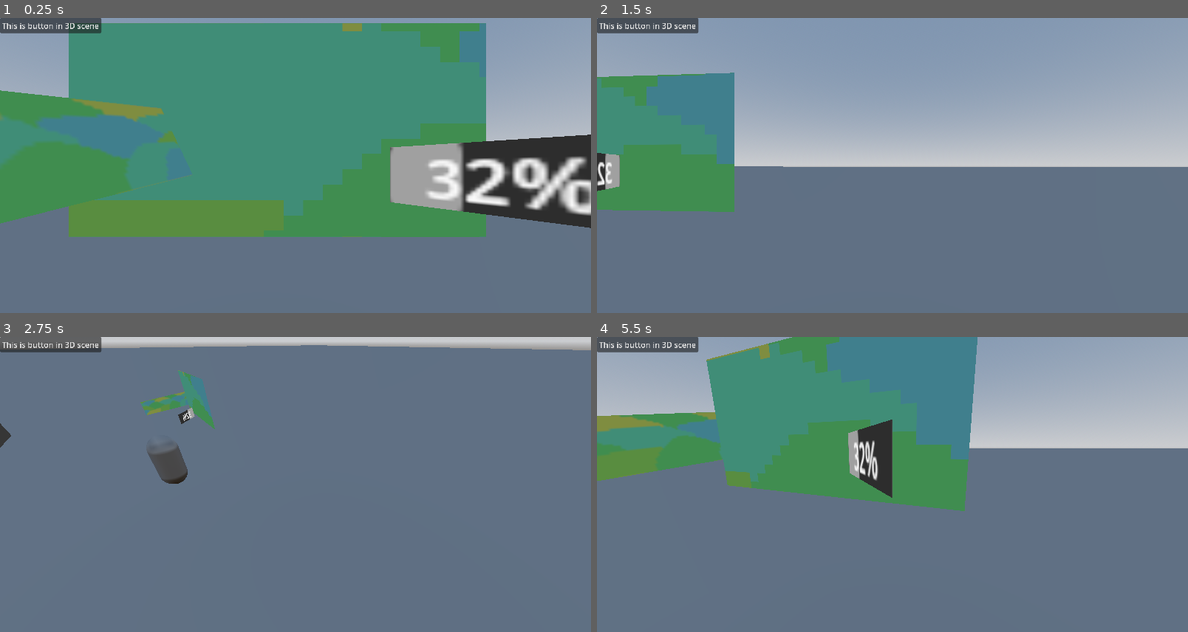
Above: before the commit, frames 1-4 (two rows, left to right).
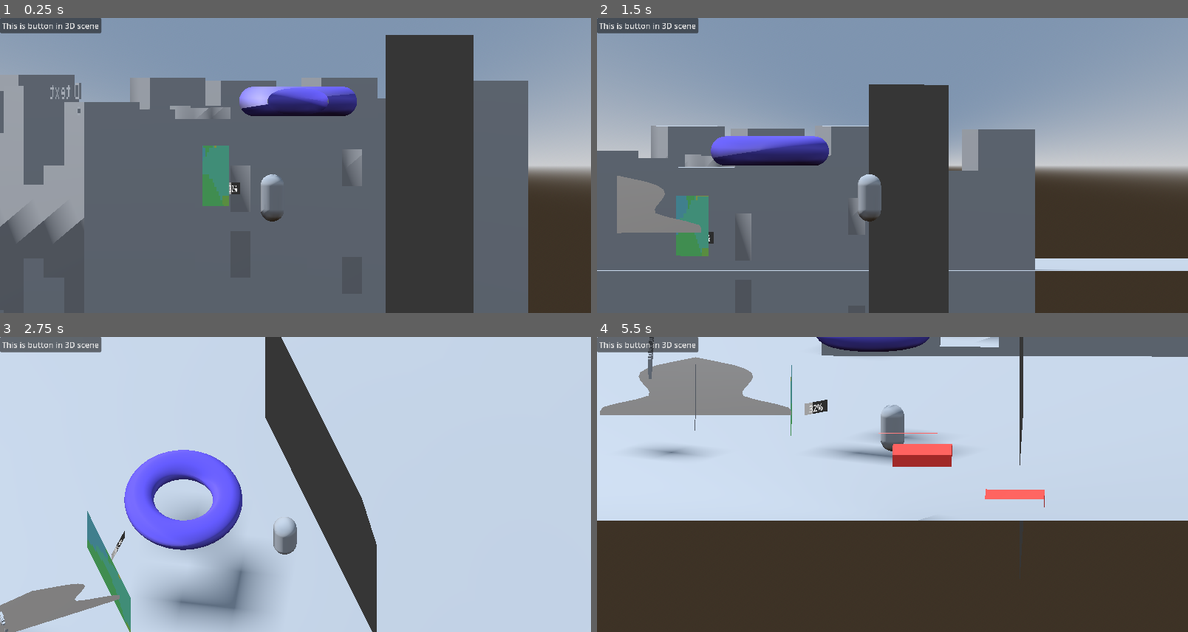
Above: after the commit, the same moments.

Repository: BlueDragonSpace/Amalgame-V2
Game: Godot game, scene res://AMaster/root.tscn
Same seed, same stepped clock (60 frames per second), same inputs: the game is played once before the commit and once after it.
Inputs (mouse positions are in pixels of both pictures, inside the frame that each line leads up to):
- Up to frame 1 (0.25 s): no input
- Up to frame 2 (1.5 s): tap Enter at 0.5 s; move the mouse to (1022, 150) at 0.52 s; hold D (2DRight) 0.53-1.28 s; click (1022, 150) at 0.6 s; tap W (2DJump) at 0.77 s; tap C (3DJump, bound only after the commit) at 0.8, 1.35 s; move the mouse to (862, 165) at 1.27 s; hold 1 (blowUpEnv, bound only after the commit) from 1.28 s (still down)
- Up to frame 3 (2.75 s): keep holding 1 (blowUpEnv, bound only after the commit); tap W (2DJump) at 1.52 s; click (265, 484) at 1.55 s; move the mouse to (307, 478) at 2.02 s; tap Space (CameraSwitch) at 2.1 s; tap C (3DJump, bound only after the commit) at 2.3 s
- Up to frame 4 (5.5 s): move the mouse to (886, 490) at 2.77 s; click (886, 490) at 2.85 s; tap W (2DJump) at 3.02, 4.52, 5.27 s; release 1 (blowUpEnv, bound only after the commit) at 3.5 s; click "This is button in 3D scene" at 3.5 s; tap Space (CameraSwitch) at 4.25 s; move the mouse to (933, 487) at 4.27 s; hold 1 (blowUpEnv, bound only after the commit) 4.28-5.03 s; tap Alt at 4.35 s; tap C (3DJump, bound only after the commit) at 4.55 s; tap Escape (Escape) at 4.9 s; move the mouse to (715, 440) at 5.02 s; hold A (2DLeft) from 5.03 s (still down); tap Shift at 5.1 s; click (715, 440) at 5.3 s

The runs differ from the first frame. In frame 1, 80% of the frame differs, in the area x 0-100%, y 1-100%; in frame 2, 49%; in frame 3, 99%; in frame 4, 99%, in the area x 0-100%, y 0-100%.

Commit message:
added one-way platforms

Diff:
--- /dev/null
+++ b/Game/3D/Environment/basic_block.gd
@@ -0,0 +1,8 @@
+extends StaticBody3D
+
+@export var sz = Vector3(1.0, 1.0, 1.0)
+
+# Called every frame. 'delta' is the elapsed time since the previous frame.
+func _ready() -> void:
+	$CollisionShape3D.shape.size = sz
+	$MeshInstance3D.mesh.size = sz
--- /dev/null
+++ b/Game/3D/Environment/basic_block.tscn
@@ -0,0 +1,19 @@
+[gd_scene load_steps=4 format=3 uid="uid://ds7amdlrlk45e"]
+
+[ext_resource type="Script" uid="uid://c1s3n0sqaqa0h" path="res://Game/3D/Environment/basic_block.gd" id="1_cv2xy"]
+
+[sub_resource type="BoxShape3D" id="BoxShape3D_cv2xy"]
+resource_local_to_scene = true
+
+[sub_resource type="BoxMesh" id="BoxMesh_ajmsv"]
+resource_local_to_scene = true
+
+[node name="BasicBlock" type="StaticBody3D"]
+collision_mask = 3
+script = ExtResource("1_cv2xy")
+
+[node name="CollisionShape3D" type="CollisionShape3D" parent="."]
+shape = SubResource("BoxShape3D_cv2xy")
+
+[node name="MeshInstance3D" type="MeshInstance3D" parent="."]
+mesh = SubResource("BoxMesh_ajmsv")
--- /dev/null
+++ b/Game/3D/Environment/delete_me.gd
@@ -0,0 +1,8 @@
+extends "res://Game/3D/Environment/basic_block.gd"
+
+@onready var collision_shape_3d: CollisionShape3D = $CollisionShape3D
+
+# Called every frame. 'delta' is the elapsed time since the previous frame.
+func _process(_delta: float) -> void:
+	if Input.is_action_just_pressed("blowUpEnv"):
+		collision_shape_3d.shape.size.x += 10
--- /dev/null
+++ b/Game/3D/Environment/delete_me.tscn
@@ -0,0 +1,26 @@
+[gd_scene load_steps=6 format=3 uid="uid://c032yw7550pgw"]
+
+[ext_resource type="PackedScene" uid="uid://ds7amdlrlk45e" path="res://Game/3D/Environment/basic_block.tscn" id="1_xsol4"]
+[ext_resource type="Script" uid="uid://qryo6dguk8hr" path="res://Game/3D/Environment/delete_me.gd" id="2_xcmc7"]
+
+[sub_resource type="BoxShape3D" id="BoxShape3D_kmchl"]
+resource_local_to_scene = true
+
+[sub_resource type="StandardMaterial3D" id="StandardMaterial3D_xsol4"]
+albedo_color = Color(0.34117648, 0.5686275, 1, 1)
+
+[sub_resource type="BoxMesh" id="BoxMesh_22iko"]
+resource_local_to_scene = true
+material = SubResource("StandardMaterial3D_xsol4")
+
+[node name="DeleteMe" instance=ExtResource("1_xsol4")]
+collision_mask = 3
+script = ExtResource("2_xcmc7")
+
+[node name="CollisionShape3D" parent="." index="0"]
+shape = SubResource("BoxShape3D_kmchl")
+
+[node name="MeshInstance3D" parent="." index="1"]
+mesh = SubResource("BoxMesh_22iko")
+
+[node name="punchMe" type="Node" parent="." index="2"]
--- /dev/null
+++ b/Game/3D/Environment/one_way_platform.gd
@@ -0,0 +1,23 @@
+extends "res://Game/3D/Environment/basic_block.gd"
+
+# by default, this platform doesn't collide with the player.
+#
+
+@onready var collider: CollisionShape3D = $CollisionShape3D
+
+# Called when the node enters the scene tree for the first time.
+func _ready() -> void:
+	collider.set_deferred("disabled", true)
+
+func _on_area_3d_body_entered(body: Node3D) -> void:
+	# if heading upward or not moving in the y-axis, turn the collider off
+	if body.velocity.y < 0:
+		collider.set_deferred("disabled", false)
+
+	else:
+		collider.set_deferred("disabled", true)
+
+
+func _on_area_3d_body_exited(_body: Node3D) -> void:
+	# makes sure the collider is set to disabled when they come back to the platform
+	collider.set_deferred("disabled", true)
--- /dev/null
+++ b/Game/3D/Environment/one_way_platform.tscn
@@ -0,0 +1,41 @@
+[gd_scene load_steps=7 format=3 uid="uid://dhfok330ujv6j"]
+
+[ext_resource type="PackedScene" uid="uid://ds7amdlrlk45e" path="res://Game/3D/Environment/basic_block.tscn" id="1_3lw55"]
+[ext_resource type="Script" uid="uid://cwnr7b5ykbpvs" path="res://Game/3D/Environment/one_way_platform.gd" id="2_p8f31"]
+
+[sub_resource type="BoxShape3D" id="BoxShape3D_4mi3g"]
+resource_local_to_scene = true
+size = Vector3(1, 0.2, 1)
+
+[sub_resource type="StandardMaterial3D" id="StandardMaterial3D_3lw55"]
+albedo_color = Color(1, 0.25490198, 0.21960784, 1)
+
+[sub_resource type="BoxMesh" id="BoxMesh_065g7"]
+resource_local_to_scene = true
+material = SubResource("StandardMaterial3D_3lw55")
+size = Vector3(1, 0.2, 1)
+
+[sub_resource type="BoxShape3D" id="BoxShape3D_3lw55"]
+size = Vector3(1, 0.1, 1)
+
+[node name="OneWayPlatform" instance=ExtResource("1_3lw55")]
+script = ExtResource("2_p8f31")
+sz = Vector3(1, 0.2, 1)
+
+[node name="CollisionShape3D" parent="." index="0"]
+shape = SubResource("BoxShape3D_4mi3g")
+
+[node name="MeshInstance3D" parent="." index="1"]
+mesh = SubResource("BoxMesh_065g7")
+
+[node name="Area3D" type="Area3D" parent="." index="2"]
+transform = Transform3D(1, 0, 0, 0, 1, 0, 0, 0, 1, 0, 0.09241694, 0)
+collision_layer = 0
+collision_mask = 2
+
+[node name="CollisionShape3D" type="CollisionShape3D" parent="Area3D" index="0"]
+shape = SubResource("BoxShape3D_3lw55")
+debug_color = Color(0, 0.6, 0.69803923, 0.9372549)
+
+[connection signal="body_entered" from="Area3D" to="." method="_on_area_3d_body_entered"]
+[connection signal="body_exited" from="Area3D" to="." method="_on_area_3d_body_exited"]
--- /dev/null
+++ b/Game/3D/Environment/ridgeway.gd
@@ -0,0 +1,21 @@
+extends Node3D
+
+# really this is more like the Giant's Causeway, but I disgress
+
+@export var width = 4
+@export var length = 4
+
+const BASIC_BLOCK = preload("uid://ds7amdlrlk45e")
+
+# Called when the node enters the scene tree for the first time.
+func _ready() -> void:
+	for w in range(width):
+		for l in range(length):
+			var block = BASIC_BLOCK.instantiate()
+
+			block.position.x = w
+			block.position.z = l
+
+			block.sz.y = randf_range(0.2,5)
+
+			add_child(block)
--- /dev/null
+++ b/Game/3D/Environment/ridgeway/ridgeway.tscn
@@ -0,0 +1,9 @@
+[gd_scene load_steps=2 format=3 uid="uid://becpqi8nmxnv0"]
+
+[ext_resource type="Script" uid="uid://c03p57xhv3kn0" path="res://Game/3D/Environment/ridgeway.gd" id="1_irwrb"]
+
+[node name="Ridgeway" type="Node3D"]
+script = ExtResource("1_irwrb")
+
+[node name="Marker3D" type="Marker3D" parent="."]
+gizmo_extents = 0.41
--- a/Game/3D/Player3D.gd
+++ b/Game/3D/Player3D.gd
@@ -26,8 +26,8 @@
 		velocity += get_gravity() * delta
 
 	# Handle jump.
-	#if Input.is_action_just_pressed("3DJump") and is_on_floor():
-		#velocity.y = JUMP_VELOCITY
+	if Input.is_action_just_pressed("3DJump") and is_on_floor():
+		velocity.y = JUMP_VELOCITY
 
 	# Get the input direction and handle the movement/deceleration.
 	# As good practice, you should replace UI actions with custom gameplay actions.
--- a/Game/3D/root_3d.tscn
+++ b/Game/3D/root_3d.tscn
@@ -1,8 +1,23 @@
-[gd_scene load_steps=18 format=3 uid="uid://co0abf2qdb4vg"]
-
-[ext_resource type="Texture2D" uid="uid://cgncxj1vgvu34" path="res://placeholderArt/Green to BlueBlock-1.png.png" id="1_kdruv"]
+[gd_scene load_steps=27 format=3 uid="uid://co0abf2qdb4vg"]
+
 [ext_resource type="Script" uid="uid://rm65qpnbr06s" path="res://Game/3D/Player3D.gd" id="1_rx5h8"]
+[ext_resource type="PackedScene" uid="uid://c032yw7550pgw" path="res://Game/3D/Environment/delete_me.tscn" id="2_4yfpd"]
 [ext_resource type="PackedScene" uid="uid://bkbyuf03gf71n" path="res://Game/2D/root_2d.tscn" id="2_d66d5"]
+[ext_resource type="FontFile" uid="uid://mhdspuc46081" path="res://placeholderArt/PixelOperator8.ttf" id="3_rx5h8"]
+[ext_resource type="PackedScene" uid="uid://becpqi8nmxnv0" path="res://Game/3D/Environment/ridgeway/ridgeway.tscn" id="4_5y2ow"]
+[ext_resource type="PackedScene" uid="uid://dhfok330ujv6j" path="res://Game/3D/Environment/one_way_platform.tscn" id="6_4sf8v"]
+
+[sub_resource type="ProceduralSkyMaterial" id="ProceduralSkyMaterial_d66d5"]
+sky_horizon_color = Color(0.66224277, 0.6717428, 0.6867428, 1)
+ground_horizon_color = Color(0.66224277, 0.6717428, 0.6867428, 1)
+
+[sub_resource type="Sky" id="Sky_rx5h8"]
+sky_material = SubResource("ProceduralSkyMaterial_d66d5")
+
+[sub_resource type="Environment" id="Environment_5y2ow"]
+background_mode = 2
+sky = SubResource("Sky_rx5h8")
+tonemap_mode = 2
 
 [sub_resource type="CapsuleShape3D" id="CapsuleShape3D_d66d5"]
 radius = 0.2
@@ -11,6 +26,9 @@
 [sub_resource type="CapsuleMesh" id="CapsuleMesh_rx5h8"]
 radius = 0.2
 height = 0.8
+
+[sub_resource type="BoxMesh" id="BoxMesh_rx5h8"]
+size = Vector3(0.3, 0.1, 0.2)
 
 [sub_resource type="Curve3D" id="Curve3D_rx5h8"]
 
@@ -110,18 +128,6 @@
 &"RESET": SubResource("Animation_4yfpd")
 }
 
-[sub_resource type="ProceduralSkyMaterial" id="ProceduralSkyMaterial_pq8q7"]
-sky_horizon_color = Color(0.66224277, 0.6717428, 0.6867428, 1)
-ground_horizon_color = Color(0.66224277, 0.6717428, 0.6867428, 1)
-
-[sub_resource type="Sky" id="Sky_pyidc"]
-sky_material = SubResource("ProceduralSkyMaterial_pq8q7")
-
-[sub_resource type="Environment" id="Environment_vvh5c"]
-background_mode = 2
-sky = SubResource("Sky_pyidc")
-tonemap_mode = 2
-
 [sub_resource type="WorldBoundaryShape3D" id="WorldBoundaryShape3D_rx5h8"]
 
 [sub_resource type="PlaneMesh" id="PlaneMesh_rx5h8"]
@@ -136,10 +142,40 @@
 [sub_resource type="ViewportTexture" id="ViewportTexture_rx5h8"]
 viewport_path = NodePath("Mirror/SubViewport")
 
+[sub_resource type="StandardMaterial3D" id="StandardMaterial3D_rx5h8"]
+albedo_color = Color(0.32941177, 0.27450982, 0.65882355, 1)
+
+[sub_resource type="TorusMesh" id="TorusMesh_5y2ow"]
+material = SubResource("StandardMaterial3D_rx5h8")
+
+[sub_resource type="TextMesh" id="TextMesh_5y2ow"]
+text = "Wait what there's 3D text
+Holey Magicarp"
+font = ExtResource("3_rx5h8")
+font_size = 32
+
+[sub_resource type="Curve" id="Curve_4yfpd"]
+_data = [Vector2(0.017804153, 0), 0.0, 4.6235466, 0, 0, Vector2(0.63798225, 0.47999996), 0.0, 0.0, 0, 0, Vector2(0.9020772, 1), 0.0, 0.0, 0, 0]
+point_count = 3
+
+[sub_resource type="RibbonTrailMesh" id="RibbonTrailMesh_4sf8v"]
+size = 3.235
+curve = SubResource("Curve_4yfpd")
+
 [node name="Root3D" type="Node3D"]
 
+[node name="WorldEnvironment" type="WorldEnvironment" parent="."]
+environment = SubResource("Environment_5y2ow")
+
+[node name="DirectionalLight3D" type="DirectionalLight3D" parent="."]
+transform = Transform3D(-0.8660254, -0.43301278, 0.25, 0, 0.49999997, 0.86602545, -0.50000006, 0.75, -0.43301266, 0, 0, 0)
+light_energy = 0.3
+shadow_enabled = true
+
 [node name="Player3D" type="CharacterBody3D" parent="."]
-transform = Transform3D(1, 0, 0, 0, 1, 0, 0, 0, 1, 0, 0.41398573, 0)
+transform = Transform3D(-0.34103578, 0, -0.9400503, 0, 1, 0, 0.9400503, 0, -0.34103578, 0, 0.41398573, 0)
+collision_layer = 2
+collision_mask = 3
 script = ExtResource("1_rx5h8")
 
 [node name="CollisionShape3D" type="CollisionShape3D" parent="Player3D"]
@@ -149,20 +185,32 @@
 [node name="MeshInstance3D" type="MeshInstance3D" parent="Player3D"]
 mesh = SubResource("CapsuleMesh_rx5h8")
 
+[node name="MeshInstance3D2" type="MeshInstance3D" parent="Player3D"]
+transform = Transform3D(1, 0, 0, 0, 1, 0, 0, 0, 1, 0, 0.239856, -0.09753275)
+mesh = SubResource("BoxMesh_rx5h8")
+
 [node name="Cameras" type="Node3D" parent="Player3D"]
+
+[node name="TPS" type="Camera3D" parent="Player3D/Cameras"]
+transform = Transform3D(1, 0, 0, 0, 1, 0, 0, 0, 1, 0.39290798, 0.5492017, 0.7459618)
+projection = 1
+current = true
+size = 5.0
 
 [node name="Bird" type="Camera3D" parent="Player3D/Cameras"]
 transform = Transform3D(1, 0, 0, 0, 1.1924881e-08, 1, 0, -1, 1.1924881e-08, 0, 3, 0)
+projection = 1
+size = 5.0
 
 [node name="Head" type="Camera3D" parent="Player3D/Cameras"]
-transform = Transform3D(-4.371139e-08, 0, 1, 0, 1, 0, -1, 0, -4.371139e-08, 6, 0.19999999, 0)
+transform = Transform3D(1, 0, 0, 0, 1, 0, 0, 0, 1, 0, 0.2, 6)
+projection = 1
+size = 5.0
 
 [node name="FPS" type="Camera3D" parent="Player3D/Cameras"]
 transform = Transform3D(1, 0, 0, 0, 1, 0, 0, 0, 1, 0, 0.19999999, 0)
-current = true
-
-[node name="TPS" type="Camera3D" parent="Player3D/Cameras"]
-transform = Transform3D(1, 0, 0, 0, 1, 0, 0, 0, 1, 0.39290798, 0.5492017, 0.7459618)
+projection = 1
+size = 5.0
 
 [node name="InBetweenPath" type="Path3D" parent="Player3D"]
 curve = SubResource("Curve3D_rx5h8")
@@ -171,6 +219,8 @@
 transform = Transform3D(0.99999917, 0, 0, 0, 0.9999995, 0, 0, 0, 0.9999997, 0, 0, 0)
 
 [node name="InBetweenCamera" type="Camera3D" parent="Player3D/InBetweenPath/PathFollow3D"]
+projection = 1
+size = 5.0
 
 [node name="Animate" type="AnimationPlayer" parent="Player3D"]
 root_node = NodePath("../InBetweenPath")
@@ -178,13 +228,6 @@
 &"": SubResource("AnimationLibrary_4sf8v")
 }
 
-[node name="BasicArt" type="Sprite3D" parent="."]
-transform = Transform3D(0.3524483, -0.42770496, 0.8323753, 0.16676715, 0.9039184, 0.39385307, -0.92085224, 0, 0.38991165, -0.70113677, 0.6133053, -0.33233407)
-texture = ExtResource("1_kdruv")
-
-[node name="WorldEnvironment" type="WorldEnvironment" parent="."]
-environment = SubResource("Environment_vvh5c")
-
 [node name="Floor" type="StaticBody3D" parent="."]
 
 [node name="CollisionShape3D" type="CollisionShape3D" parent="Floor"]
@@ -193,8 +236,14 @@
 [node name="MeshInstance3D" type="MeshInstance3D" parent="Floor"]
 mesh = SubResource("PlaneMesh_rx5h8")
 
+[node name="DeleteMe" parent="Floor" instance=ExtResource("2_4yfpd")]
+transform = Transform3D(1, 0, 0, 0, 1, 0, 0, 0, 1, -8.07951, 0.5, 5.6455455)
+collision_mask = 1
+sz = Vector3(1, 6, 6)
+
 [node name="Progres" type="Sprite3D" parent="."]
 transform = Transform3D(0.7049437, 0, -0.7092632, 0, 1, 0, 0.7092632, 0, 0.7049437, 0.53455806, 0.56609046, -0.51036155)
+texture_filter = 0
 texture = SubResource("ViewportTexture_5y2ow")
 
 [node name="SubViewport" type="SubViewport" parent="Progres"]
@@ -230,3 +279,39 @@
 
 [node name="MoveCamera" type="RemoteTransform3D" parent="Mirror"]
 remote_path = NodePath("../SubViewport/Camera3D")
+
+[node name="Donut3" type="MeshInstance3D" parent="."]
+transform = Transform3D(1, 0, 0, 0, 1, 0, 0, 0, 1, 0, 2.0350008, 0.46394467)
+mesh = SubResource("TorusMesh_5y2ow")
+skeleton = NodePath("")
+
+[node name="3DText" type="MeshInstance3D" parent="."]
+transform = Transform3D(1, 0, 0, 0, 1, 0, 0, 0, 1, -1.2078786, 2.0350008, -3.2726154)
+mesh = SubResource("TextMesh_5y2ow")
+skeleton = NodePath("")
+
+[node name="pago" type="MeshInstance3D" parent="."]
+transform = Transform3D(1, 0, 0, 0, 1, 0, 0, 0, 1, -0.58430123, 1.1486795, -2.5295823)
+mesh = SubResource("RibbonTrailMesh_4sf8v")
+skeleton = NodePath("")
+
+[node name="Ridgeway" parent="." instance=ExtResource("4_5y2ow")]
+transform = Transform3D(1, 0, 0, 0, 1, 0, 0, 0, 1, 8.458, 0, 0)
+width = 8
+length = 8
+
+[node name="OneWayPlatform" parent="." instance=ExtResource("6_4sf8v")]
+transform = Transform3D(1, 0, 0, 0, 1, 0, 0, 0, 1, -4.859944, 0.8059186, 1.3512065)
+collision_mask = 1
+
+[node name="OneWayPlatform2" parent="." instance=ExtResource("6_4sf8v")]
+transform = Transform3D(1, 0, 0, 0, 1, 0, 0, 0, 1, -6.021531, 0.24889264, 2.9329448)
+collision_mask = 1
+
+[node name="OneWayPlatform3" parent="." instance=ExtResource("6_4sf8v")]
+transform = Transform3D(1, 0, 0, 0, 1, 0, 0, 0, 1, -6.644324, 1.3402845, 1.1260527)
+collision_mask = 1
+
+[node name="OneWayPlatform4" parent="." instance=ExtResource("6_4sf8v")]
+transform = Transform3D(1, 0, 0, 0, 1, 0, 0, 0, 1, -7.523899, 0.49980697, 2.4872653)
+collision_mask = 1
--- a/project.godot
+++ b/project.godot
@@ -28,6 +28,10 @@
 window/size/viewport_width=1200
 window/size/viewport_height=600
 
+[editor]
+
+movie_writer/movie_file="D:/Godot/projects/amalgame-v-2/temp/cameraDemo.avi"
+
 [editor_plugins]
 
 enabled=PackedStringArray("res://addons/godot_super-wakatime/plugin.cfg")
@@ -37,16 +41,19 @@
 2DLeft={
 "deadzone": 0.2,
 "events": [Object(InputEventKey,"resource_local_to_scene":false,"resource_name":"","device":-1,"window_id":0,"alt_press …(191 unchanged characters)…
+, Object(InputEventKey,"resource_local_to_scene":false,"resource_name":"","device":-1,"window_id":0,"alt_pressed":false,"shift_pressed":false,"ctrl_pressed":false,"meta_pressed":false,"pressed":false,"keycode":0,"physical_keycode":74,"key_label":0,"unicode":106,"location":0,"echo":false,"script":null)
 ]
 }
 2DRight={
 "deadzone": 0.2,
 "events": [Object(InputEventKey,"resource_local_to_scene":false,"resource_name":"","device":-1,"window_id":0,"alt_press …(192 unchanged characters)…
+, Object(InputEventKey,"resource_local_to_scene":false,"resource_name":"","device":-1,"window_id":0,"alt_pressed":false,"shift_pressed":false,"ctrl_pressed":false,"meta_pressed":false,"pressed":false,"keycode":0,"physical_keycode":76,"key_label":0,"unicode":108,"location":0,"echo":false,"script":null)
 ]
 }
 2DJump={
 "deadzone": 0.2,
 "events": [Object(InputEventKey,"resource_local_to_scene":false,"resource_name":"","device":-1,"window_id":0,"alt_press …(192 unchanged characters)…
+, Object(InputEventKey,"resource_local_to_scene":false,"resource_name":"","device":-1,"window_id":0,"alt_pressed":false,"shift_pressed":false,"ctrl_pressed":false,"meta_pressed":false,"pressed":false,"keycode":0,"physical_keycode":73,"key_label":0,"unicode":105,"location":0,"echo":false,"script":null)
 ]
 }
 3DLeft={
@@ -61,16 +68,6 @@
 , Object(InputEventKey,"resource_local_to_scene":false,"resource_name":"","device":-1,"window_id":0,"alt_pressed":false …(183 unchanged characters)…
 ]
 }
-Escape={
-"deadzone": 0.2,
-"events": [Object(InputEventKey,"resource_local_to_scene":false,"resource_name":"","device":-1,"window_id":0,"alt_pressed":false,"shift_pressed":false,"ctrl_pressed":false,"meta_pressed":false,"pressed":false,"keycode":0,"physical_keycode":4194305,"key_label":0,"unicode":0,"location":0,"echo":false,"script":null)
-]
-}
-Click={
-"deadzone": 0.2,
-"events": [Object(InputEventMouseButton,"resource_local_to_scene":false,"resource_name":"","device":-1,"window_id":0,"alt_pressed":false,"shift_pressed":false,"ctrl_pressed":false,"meta_pressed":false,"button_mask":1,"position":Vector2(379, 17),"global_position":Vector2(388, 65),"factor":1.0,"button_index":1,"canceled":false,"pressed":true,"double_click":false,"script":null)
-]
-}
 3DForward={
 "deadzone": 0.2,
 "events": [Object(InputEventKey,"resource_local_to_scene":false,"resource_name":"","device":-1,"window_id":0,"alt_press …(195 unchanged characters)…
@@ -83,11 +80,37 @@
 , Object(InputEventKey,"resource_local_to_scene":false,"resource_name":"","device":-1,"window_id":0,"alt_pressed":false …(183 unchanged characters)…
 ]
 }
+Escape={
+"deadzone": 0.2,
+"events": [Object(InputEventKey,"resource_local_to_scene":false,"resource_name":"","device":-1,"window_id":0,"alt_pressed":false,"shift_pressed":false,"ctrl_pressed":false,"meta_pressed":false,"pressed":false,"keycode":0,"physical_keycode":4194305,"key_label":0,"unicode":0,"location":0,"echo":false,"script":null)
+]
+}
+Click={
+"deadzone": 0.2,
+"events": [Object(InputEventMouseButton,"resource_local_to_scene":false,"resource_name":"","device":-1,"window_id":0,"alt_pressed":false,"shift_pressed":false,"ctrl_pressed":false,"meta_pressed":false,"button_mask":1,"position":Vector2(379, 17),"global_position":Vector2(388, 65),"factor":1.0,"button_index":1,"canceled":false,"pressed":true,"double_click":false,"script":null)
+]
+}
 CameraSwitch={
 "deadzone": 0.2,
 "events": [Object(InputEventKey,"resource_local_to_scene":false,"resource_name":"","device":-1,"window_id":0,"alt_press …(191 unchanged characters)…
 ]
 }
+3DJump={
+"deadzone": 0.2,
+"events": [Object(InputEventKey,"resource_local_to_scene":false,"resource_name":"","device":-1,"window_id":0,"alt_pressed":false,"shift_pressed":false,"ctrl_pressed":false,"meta_pressed":false,"pressed":false,"keycode":0,"physical_keycode":67,"key_label":0,"unicode":99,"location":0,"echo":false,"script":null)
+, Object(InputEventKey,"resource_local_to_scene":false,"resource_name":"","device":-1,"window_id":0,"alt_pressed":false,"shift_pressed":false,"ctrl_pressed":false,"meta_pressed":false,"pressed":false,"keycode":0,"physical_keycode":69,"key_label":0,"unicode":101,"location":0,"echo":false,"script":null)
+]
+}
+blowUpEnv={
+"deadzone": 0.2,
+"events": [Object(InputEventKey,"resource_local_to_scene":false,"resource_name":"","device":-1,"window_id":0,"alt_pressed":false,"shift_pressed":false,"ctrl_pressed":false,"meta_pressed":false,"pressed":false,"keycode":0,"physical_keycode":49,"key_label":0,"unicode":49,"location":0,"echo":false,"script":null)
+]
+}
+
+[layer_names]
+
+3d_physics/layer_1="Environment"
+3d_physics/layer_2="Player"
 
 [rendering]
 
Not shown, added: Game/3D/Environment/basic_block.gd.uid
Not shown, added: Game/3D/Environment/delete_me.gd.uid
Not shown, added: Game/3D/Environment/one_way_platform.gd.uid
Not shown, added: Game/3D/Environment/ridgeway.gd.uid
Not shown, changed: ZDevNotes/Devlog.txt
Binary file added: placeholderArt/PixelOperator8.ttf
Not shown, added: placeholderArt/PixelOperator8.ttf.import
Not shown, added: temp/cameraDemo.avi
